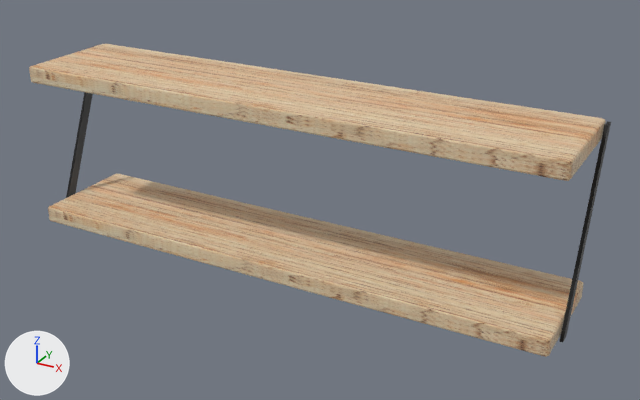
A saved change to the FBX model Assets/FBXs/ThemeFirst/Theme01_Shelf.fbx.
The view is the same before and after, from a 50 mm camera at (3.4, -5.72, 2.7) aimed at (0.24, 0.03, -0.17). Arrows for +X, +Y and +Z are at lower left; the lights stay in place. Where no turn or scale is listed for an object, it has been applied to the vertices.

Names of what the first picture shows: 'Shelf.001'.
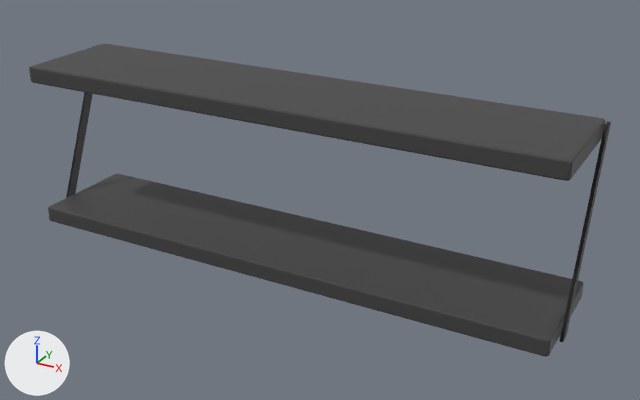
Commit message: 2023/03/27 Update) ThemeFirst

Where the newer file only moved an object's origin or applied its transform, the numbers keep the older frame.

What the commit changed:
Material 'shelftexture' (mat_shelftexture) is new.
Its base color is (0.0555, 0.0555, 0.0555) (black #434343).
me_cube_017 has 128 vertices, 120 faces and spans x -2.34..2.34, y -0.49..0.46, z -0.72..0.72.
me_cube_017 is used by ob_shelf_001; location (0.0, 0.0, 0.0).
me_cube_017 part 1: all 108 faces that had it switch from mat_wood (picture img_wood06_diffuse_4k_jpg) to mat_shelftexture (black #434343).

Pixel boxes [x1, y1, x2, y2] of what changed, in the pictures (640 x 400 px):
part 1 of me_cube_017, recoloured (beige to grey): [29, 44, 606, 357] in both
